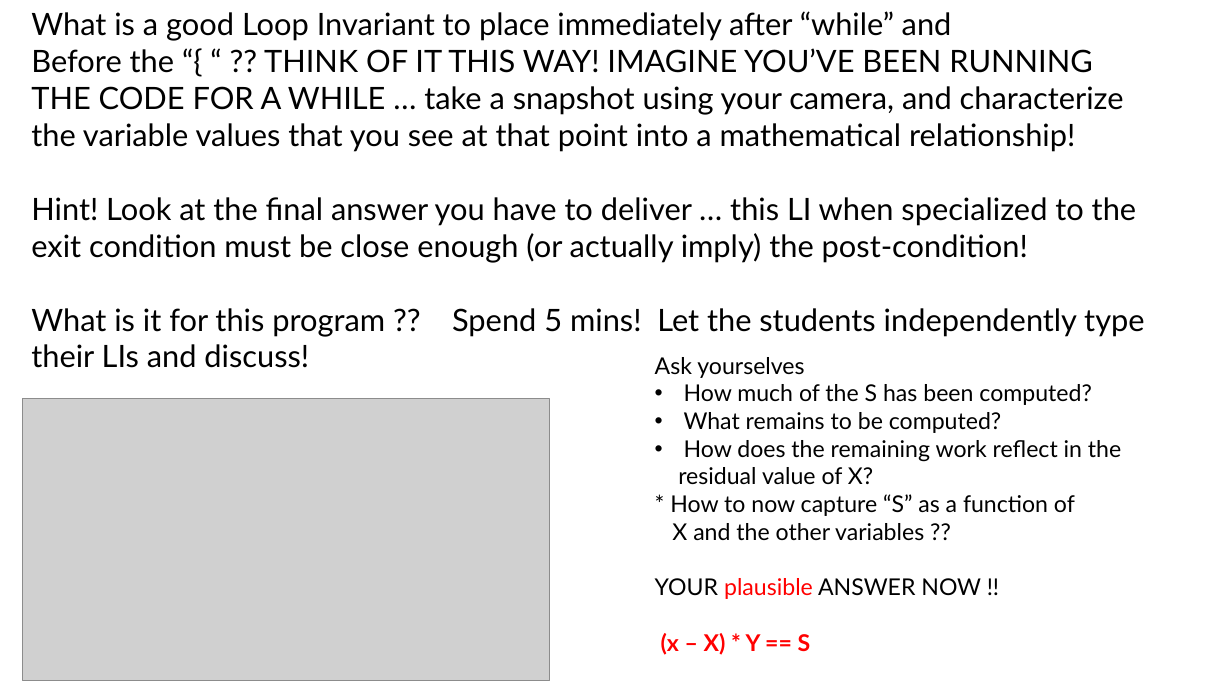
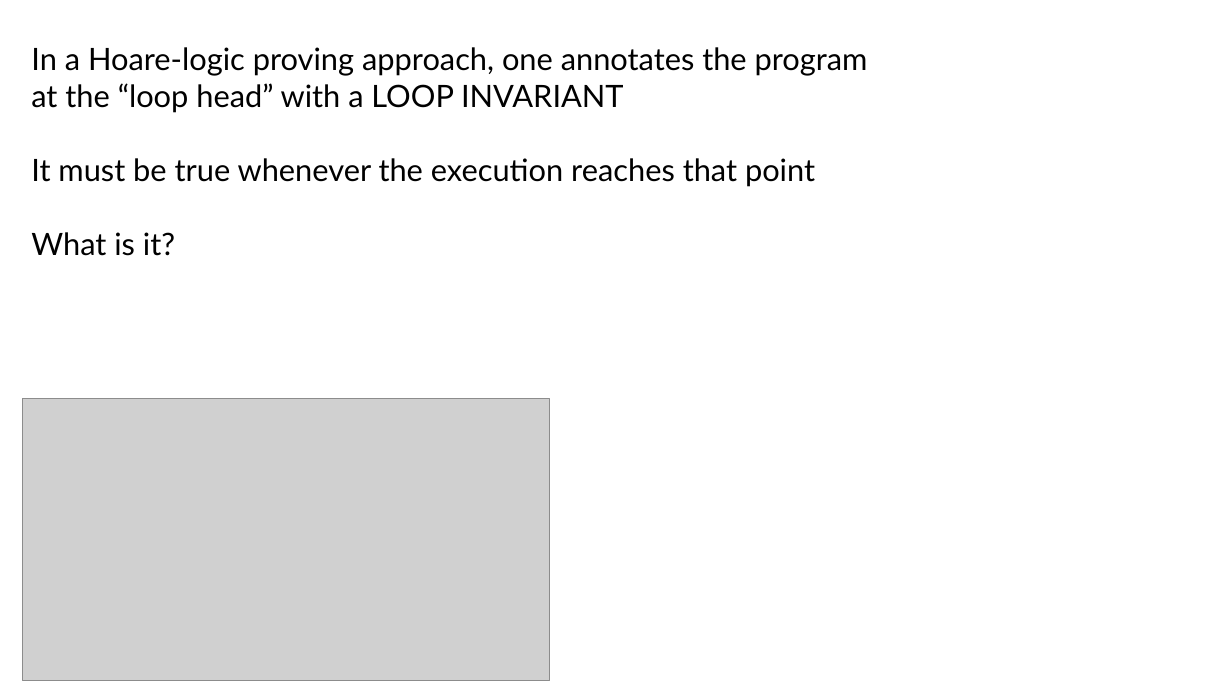
Before and after one commit to ganeshutah/cs6110s22, a slide deck: slide 20 of Lec15/cs6110-Lec14-Hoare-Logic.pptx (slide 24 before the commit). Drawn at 1232x693 pixels with LibreOffice and Linux fonts; fonts in the diff are those of the drawing; grey boxes stand for pictures. Boxes give left, top, right and bottom in pixels: in the first picture for what was removed or moved away, otherwise in the second. Text is boxed around its words. In the diff, an @@ line names an element or a change of style, - is before the commit and + after.

```diff
--- a/Lec15/cs6110-Lec14-Hoare-Logic.pptx
+++ b/Lec15/cs6110-Lec14-Hoare-Logic.pptx
@@ text at [31,47,868,256]: text changed @@
-What is a good Loop Invariant to place immediately after “while” and
-Before the “{ “ ?? THINK OF IT THIS WAY! IMAGINE YOU’VE BEEN RUNNING THE CODE FOR A WHILE … take a snapshot using your camera, and characterize the variable values that you see at that point into a mathematical relationship!
-Hint! Look at the final answer you have to deliver … this LI when specialized to the exit condition must be close enough (or actually imply) the post-condition!
-What is it for this program ?? Spend 5 mins! Let the students independently type their LIs and discuss!
+In a Hoare-logic proving approach, one annotates the program
+at the “loop head” with a LOOP INVARIANT
+It must be true whenever the execution reaches that point
+What is it?
@@ text removed at [655,357,1121,655] @@
-Ask yourselves
-• How much of the S has been computed?
-• What remains to be computed?
-• How does the remaining work reflect in the
-residual value of X?
-* How to now capture “S” as a function of
-X and the other variables ??
-YOUR plausible ANSWER NOW !!
-(x – X) * Y == S
```
Also in this commit, not shown: 5 other slides changed, 16 slides added, 11 slides removed.
